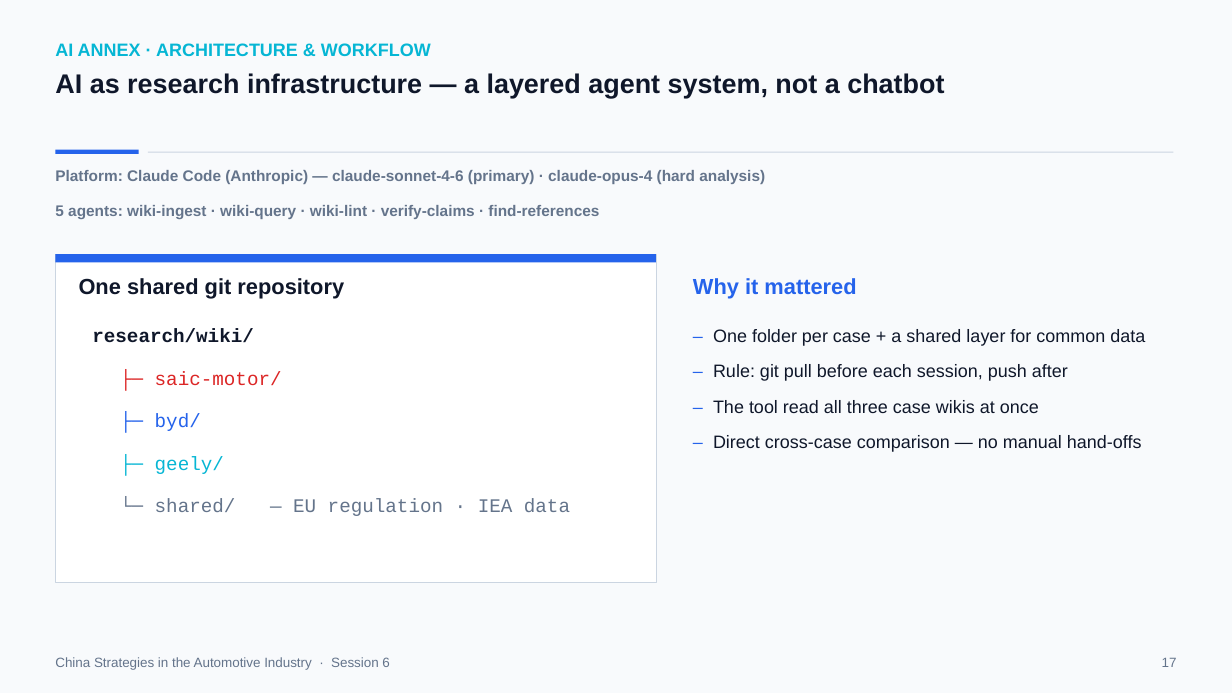
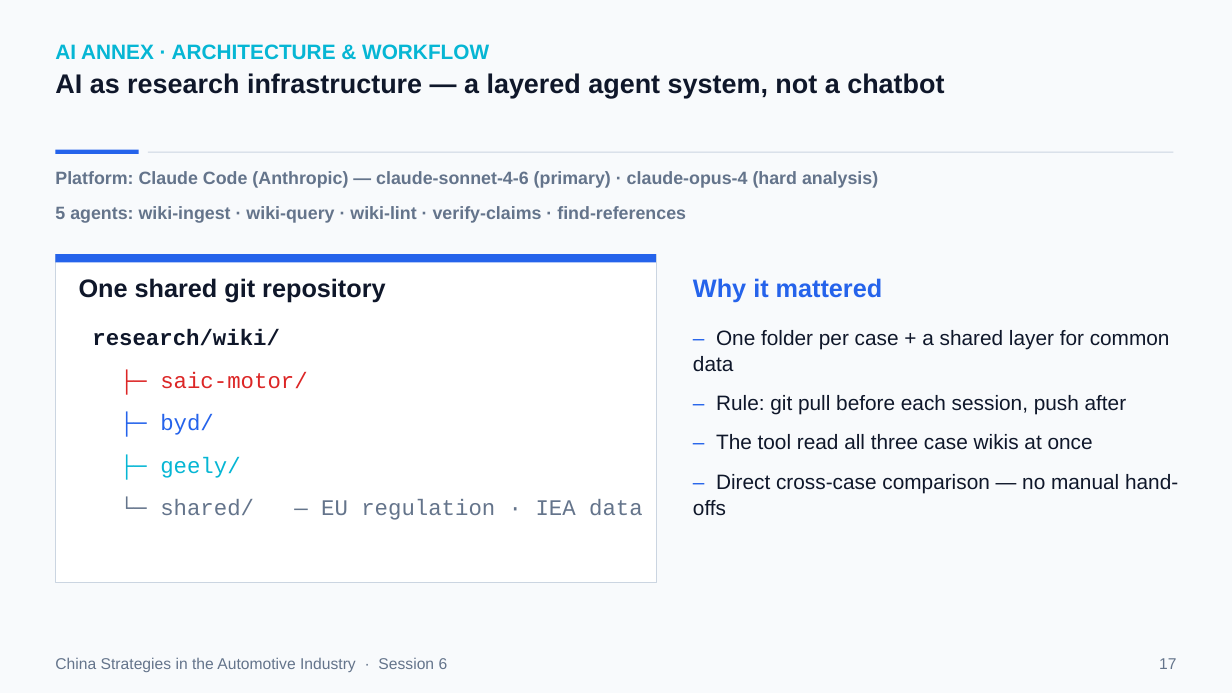
Before and after one commit to mickeymousehacker/CHINA-seminar-paper, a slide deck: slide 17 of research/presentation/China-Strategies-Presentation-FINAL.pptx. Drawn at 1232x693 pixels with LibreOffice and Linux fonts; fonts in the diff are those of the drawing. Boxes give left, top, right and bottom in pixels: in the first picture for what was removed or moved away, otherwise in the second. Text is boxed around its words. In the diff, an @@ line names an element or a change of style, - is before the commit and + after.

```diff
--- a/research/presentation/China-Strategies-Presentation-FINAL.pptx
+++ b/research/presentation/China-Strategies-Presentation-FINAL.pptx
@@ text "AI ANNEX · ARCHITECTURE & ..." at (55, 44, 489, 60): size 14 to 16.2 pt @@
@@ text "Platform: Claude Code (Anthropic) — ..." at (55, 171, 878, 188): size 12 to 13.9 pt @@
@@ text "5 agents: wiki-ingest · wiki-query ..." at (55, 206, 686, 223): size 12 to 13.9 pt @@
@@ text "One shared git repository" at (79, 278, 385, 303): size 17 to 19.7 pt @@
@@ text "Why it mattered" at (693, 278, 883, 303): size 17 to 19.7 pt @@
@@ text "– One folder per case ..." at (693, 330, 1178, 516): size 14 to 16.2 pt @@
@@ size 15 to 17.4 pt in 5 elements at (92, 329, 280, 346), (160, 372, 307, 389), (160, 414, 214, 435), (160, 457, 240, 478), (160, 499, 643, 520) @@
@@ text "China Strategies in the Automotive ..." at (55, 657, 448, 672): size 10.5 to 12.2 pt @@
@@ text "17" at (1159, 658, 1176, 669): size 10.5 to 12.2 pt @@
```
Also in this commit, not shown: 19 other slides changed, 2 other files.
